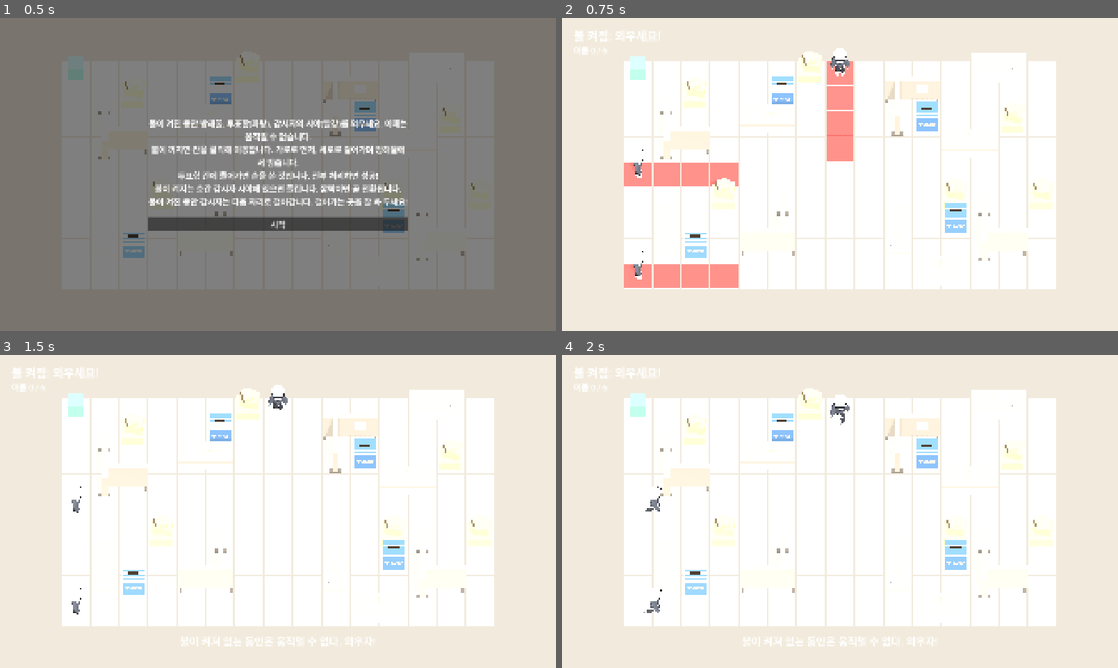
Above: before the commit, frames 1-4 (two rows, left to right).
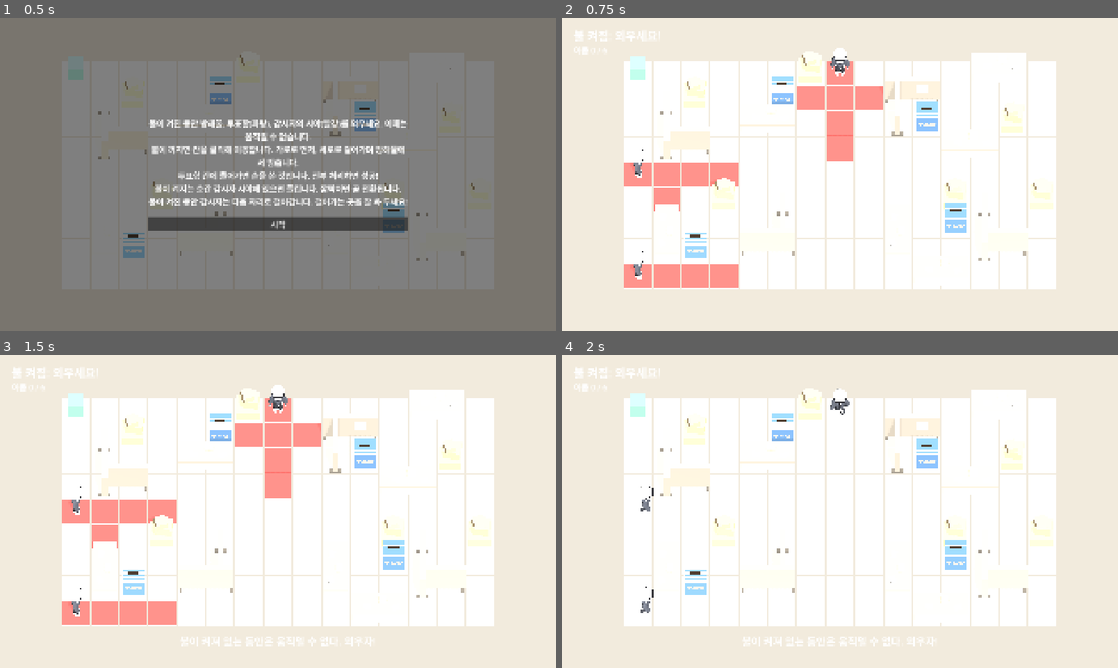
Above: after the commit, the same moments.

Repository: hahaha13791/mincho-game
Game: Godot game, scene res://minigames/owl_ballot/owl_ballot.tscn
The game is run twice, just before and just after one commit, with the same random seed, the same clock (stepped at 60 frames per second) and the same inputs. This scene is started directly instead of the project's main scene.
Inputs (mouse positions are in pixels of both pictures, inside the frame that each line leads up to):
- Up to frame 1 (0.5 s): no input
- Up to frame 2 (0.75 s): click "시작" at 0.5 s
- Up to frame 3 (1.5 s): tap Enter at 1.25 s; move the mouse to (400, 495) at 1.27 s; click (400, 495) at 1.42 s
- Up to frame 4 (2 s): no input

Frame 1 is identical in both runs. In frame 2, 1.0% of the frame differs, in the area x 16-58%, y 21-62%; in frame 3, 5.2%, in the area x 11-58%, y 13-87%; in frame 4, 0.4%.

Commit message:
feat(minigames/owl_ballot): 감시자 시야에 바로 앞 대각선 두 칸 추가, 시야 표시 1초
- 시야 = 감시자 칸 + 앞으로 range칸 직선 + 바로 앞 대각선 두 칸(키패드 5 기준 7·8·9). 엄폐물인 대각선 칸은 제외
- 빨간 시야를 보여 주는 시간 0.8→1초. 넓어진 시야로도 클리어 가능한 경로가 있음을 테스트로 확인

Co-Authored-By: Claude Sonnet 5.5 <noreply@anthropic.com>

Diff:
--- a/minigames/owl_ballot/owl_config.gd
+++ b/minigames/owl_ballot/owl_config.gd
@@ -7,6 +7,6 @@
 @export var light_time: float = 3.0 ## 이후 불이 켜져 있는 시간
 @export var dark_time: float = 3.5 ## 불이 꺼져 있는(이동 가능한) 시간
 @export var flicker: float = 0.8 ## 전환 직전 깜빡임 예고 시간
-@export var watch_hold: float = 0.8 ## 불이 켜진 뒤 시야를 보여 주는 시간. 그 뒤 감시자가 몸 돌리기 → 걷기 → 몸 돌리기를 깜빡임 전까지 마친다
+@export var watch_hold: float = 1.0 ## 불이 켜진 뒤 시야를 보여 주는 시간. 그 뒤 감시자가 몸 돌리기 → 걷기 → 몸 돌리기를 깜빡임 전까지 마친다
 @export var turn_time: float = 0.3 ## 감시자가 몸을 한 번 돌리는 시간
 @export var step_time: float = 0.35 ## 한 칸 이동에 걸리는 시간
--- a/minigames/owl_ballot/owl_rules.gd
+++ b/minigames/owl_ballot/owl_rules.gd
@@ -24,7 +24,7 @@
 	return {"pos": pos, "dir": Vector2i.ZERO}
 
 
-## 감시자 칸에서 dir 방향으로 range칸. 방해물에서 끊긴다. 감시자 칸 자체도 포함
+## 감시자 칸 + dir 방향으로 range칸(방해물에서 끊김) + 바로 앞 대각선 두 칸(키패드로 5에서 7·8·9). 감시자 칸 자체도 포함
 static func vision(map: Array[String], pos: Vector2i, dir: Vector2i, range: int) -> Array[Vector2i]:
 	var out: Array[Vector2i] = [pos]
 	for i in range:
@@ -32,6 +32,11 @@
 		if is_wall(map, c):
 			break
 		out.append(c)
+	if dir != Vector2i.ZERO:
+		var side: Vector2i = Vector2i(dir.y, dir.x) # dir에 수직
+		for c in [pos + dir + side, pos + dir - side]:
+			if not is_wall(map, c):
+				out.append(c)
 	return out
 
 
--- a/minigames/owl_ballot/test_rules.gd
+++ b/minigames/owl_ballot/test_rules.gd
@@ -79,9 +79,14 @@
 	var look: Dictionary = OwlRules.watcher_at(look_path, 1)
 	_check(look["pos"] == Vector2i(1, 1) and look["dir"] == Vector2i(0, -1), "두리번 칸은 제자리에서 지정 방향")
 	var v: Array[Vector2i] = OwlRules.vision(map, Vector2i(8, 5), Vector2i(0, 1), 2)
-	_check(v == [Vector2i(8, 5), Vector2i(8, 6), Vector2i(8, 7)], "시야는 감시자 칸 + range칸")
+	# (9,6)은 개표 테이블이라 대각선 중 (7,6)만 보인다
+	_check(v == [Vector2i(8, 5), Vector2i(8, 6), Vector2i(8, 7), Vector2i(7, 6)], "시야는 감시자 칸 + range칸 + 비어 있는 앞 대각선")
 	var blocked: Array[Vector2i] = OwlRules.vision(map, Vector2i(2, 0), Vector2i(0, 1), 3)
-	_check(blocked == [Vector2i(2, 0)], "엄폐물에서 시야가 끊김")
+	_check(not blocked.has(Vector2i(2, 2)) and not blocked.has(Vector2i(2, 1)), "엄폐물에서 직선 시야가 끊김")
+	_check(blocked.has(Vector2i(1, 1)) and blocked.has(Vector2i(3, 1)), "앞 칸이 막혀도 비어 있는 대각선은 보임")
+	_check(OwlRules.is_wall(map, Vector2i(2, 3)), "검사 전제: (2,3)은 칸막이")
+	var corner: Array[Vector2i] = OwlRules.vision(map, Vector2i(3, 4), Vector2i(0, -1), 1)
+	_check(not corner.has(Vector2i(2, 3)) and corner.has(Vector2i(4, 3)), "엄폐물인 대각선 칸은 칠하지 않음")
 	_check(not OwlRules.is_near(Vector2i(10, 5), v), "시야에서 두 칸 떨어지면 들킬 뻔한 것 아님")
 	_check(OwlRules.is_near(Vector2i(9, 5), v), "시야 바로 옆은 들킬 뻔함")
 	_check(OwlRules.judge(false, false) == Grade.Rank.CAUGHT, "미완료는 적발")
Not shown, changed: .claude/CLAUDE.md
Not shown, changed: docs/기획서.md
